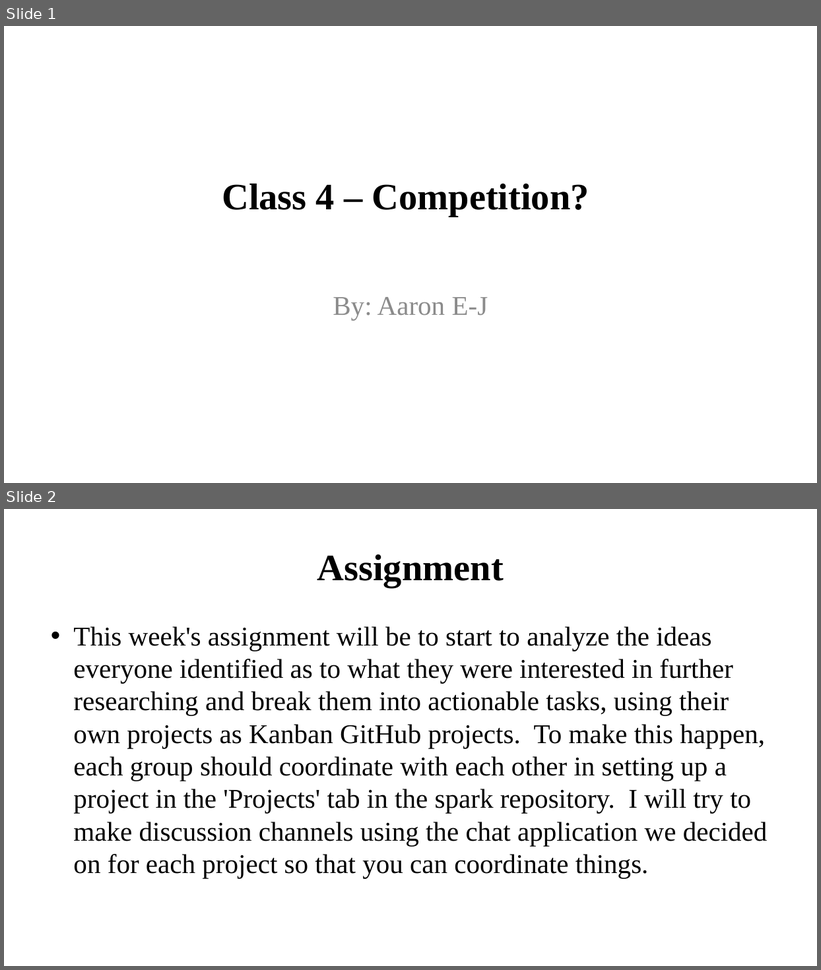
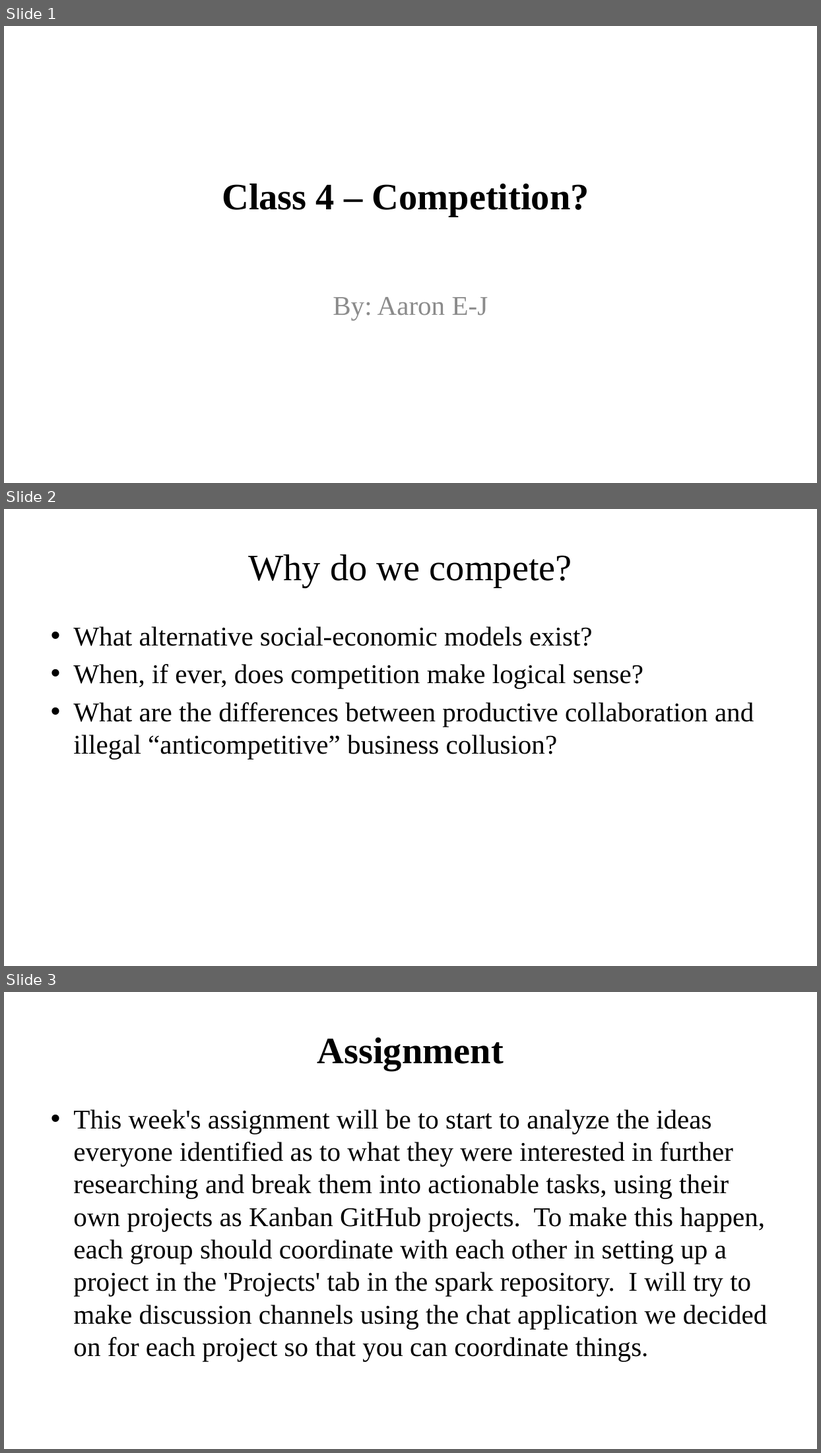
Before and after one commit to other-realm/spark, a slide deck: SparkClass4.pptx. Shown one above the other, each under a label of ours: slides 1 and 2 before the commit, slides 1, 2 and 3 after it. The pictures are 821x970 and 821x1453 pixels, drawn with LibreOffice and Linux fonts; fonts in the diff are those of the drawing. Boxes give left, top, right and bottom in pixels: in the first picture for what was removed or moved away, otherwise in the second. Text is boxed around its words. In the diff, an @@ line names an element or a change of style, - is before the commit and + after.

```diff
--- a/SparkClass4.pptx
+++ b/SparkClass4.pptx
@@ slide 2 added at (4,509,817,966), background #FFFFFF @@
@@ title added at (248,554,572,588), 44 pt, text #000000 @@
+Why do we compete?
@@ text added at (73,626,754,759), 32 pt, text #000000 @@
+• What alternative social-economic models exist?
+• When, if ever, does competition make logical sense?
+• What are the differences between productive collaboration and illegal “anticompetitive” business collusion?
@@ what was slide 2 is now slide 3 @@
```
Also in this commit, not shown: 1 other file.
